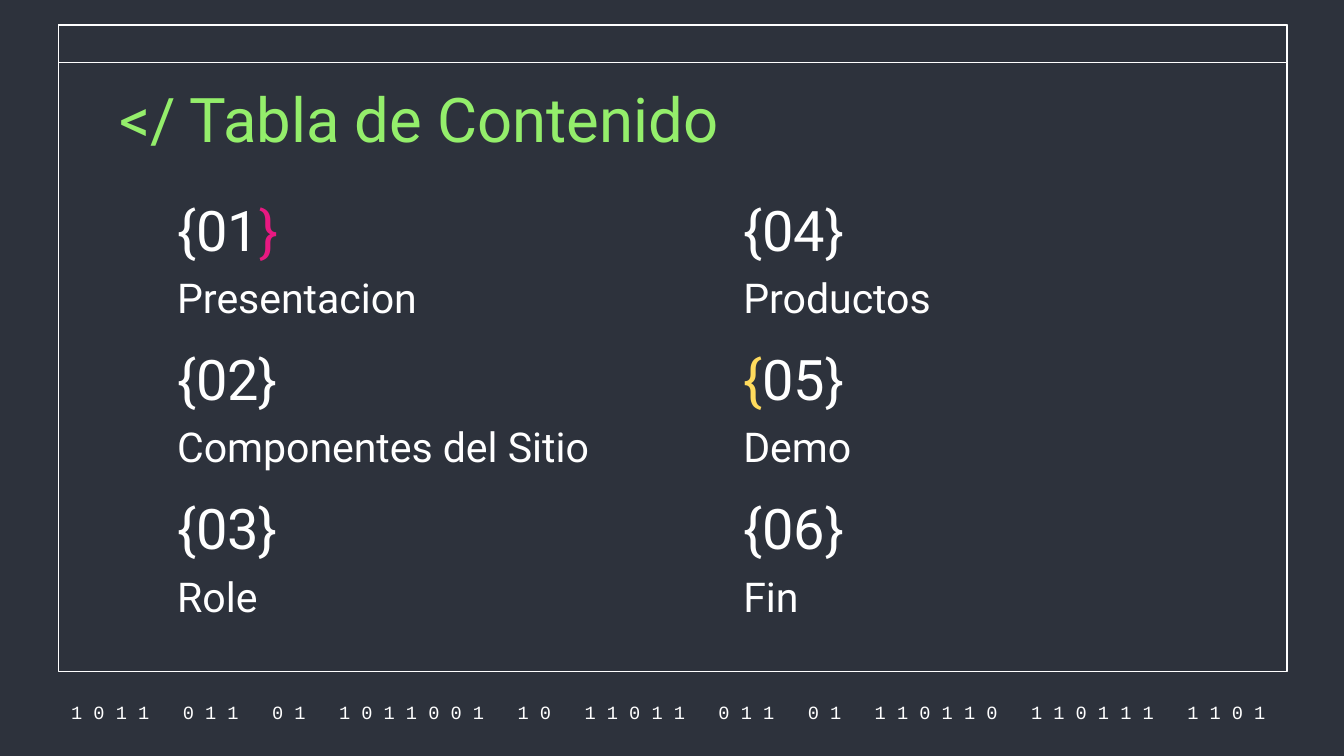
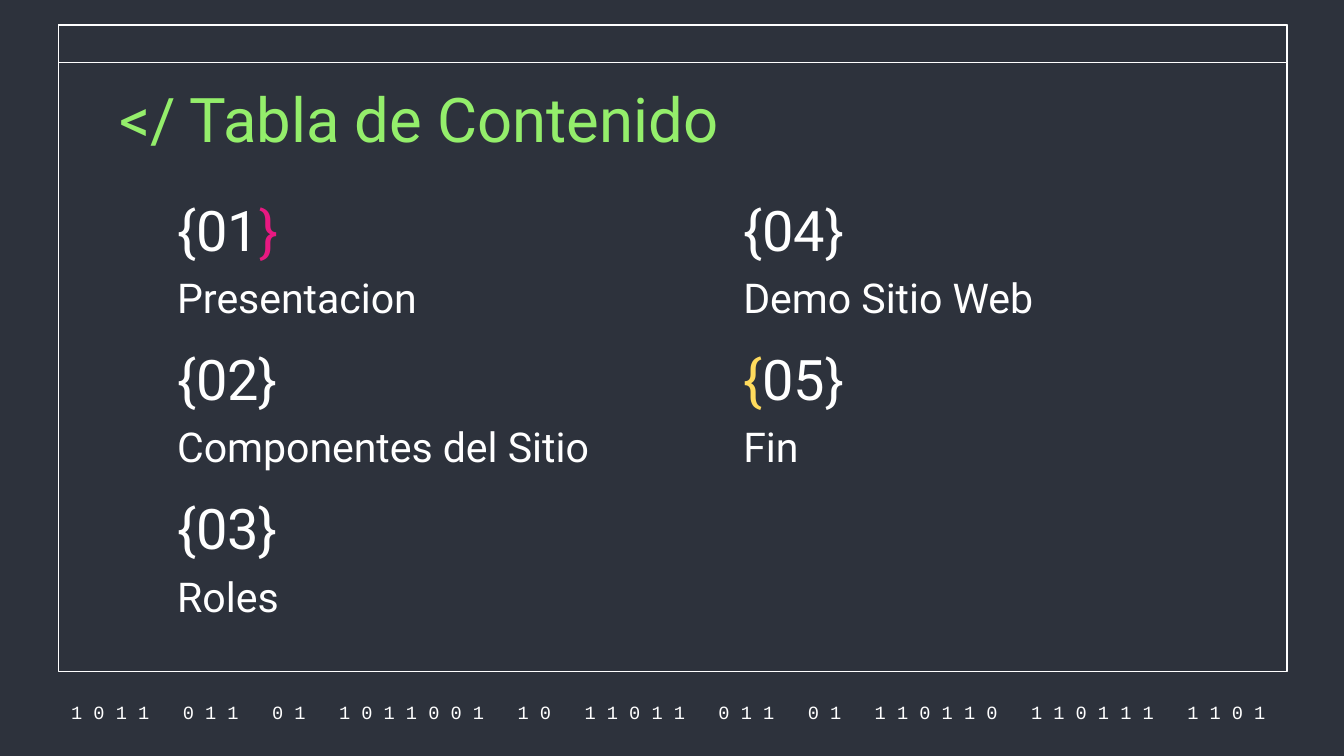
Before and after one commit to juancasthgo/Capstone-MusicPro, a slide deck: slide 2 of Fase 2/Evidencias Proyecto/Presentacion Proyecto/Presentacion Sistema.pptx. Drawn at 1344x756 pixels with LibreOffice and Linux fonts; fonts in the diff are those of the drawing. Boxes give left, top, right and bottom in pixels: in the first picture for what was removed or moved away, otherwise in the second. Text is boxed around its words. In the diff, an @@ line names an element or a change of style, - is before the commit and + after.

Commit message:
up

```diff
--- a/Fase 2/Evidencias Proyecto/Presentacion Proyecto/Presentacion Sistema.pptx
+++ b/Fase 2/Evidencias Proyecto/Presentacion Proyecto/Presentacion Sistema.pptx
@@ title at (x1=743, y1=282, x2=1034, y2=314): text changed @@
-Productos
+Demo Sitio Web
@@ title at (x1=743, y1=432, x2=798, y2=462): text changed @@
-Demo
+Fin
@@ title removed at (x1=743, y1=505, x2=844, y2=559) @@
-{06}
@@ title at (x1=177, y1=581, x2=279, y2=613): text changed @@
-Role
+Roles
@@ title removed at (x1=743, y1=582, x2=798, y2=612) @@
-Fin
```
Also in this commit, not shown: 2 other slides changed.
